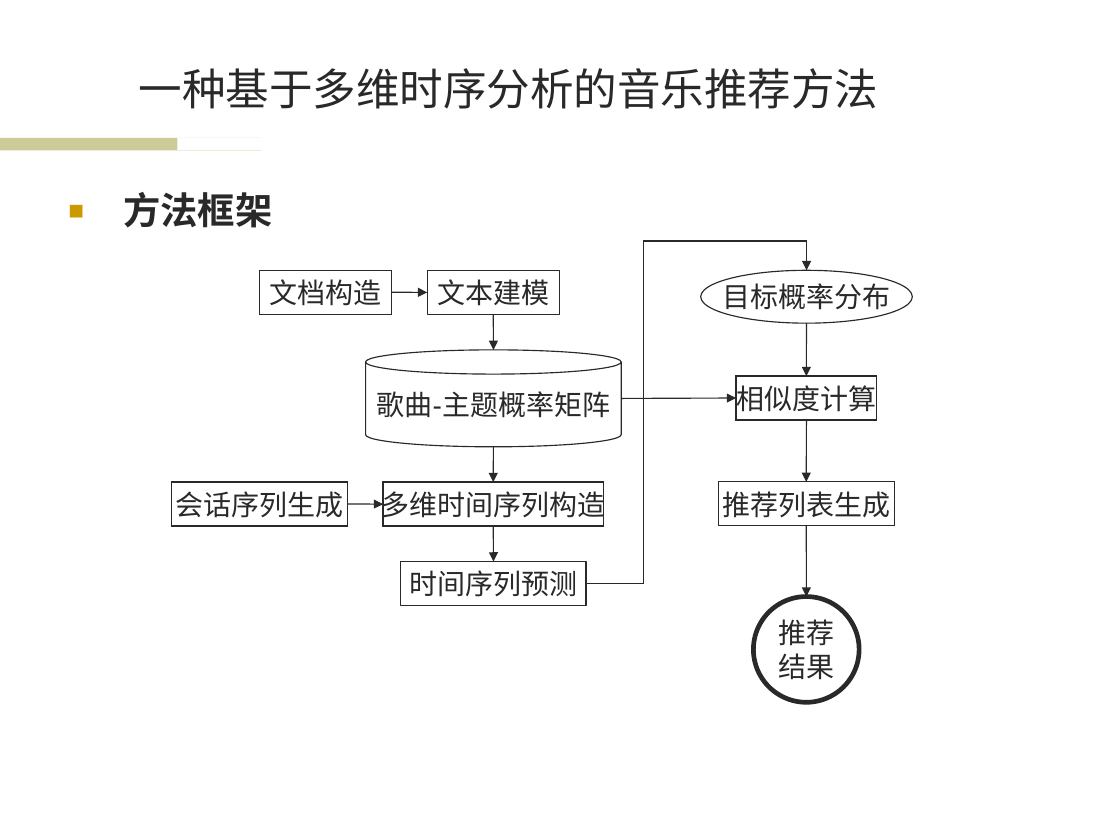
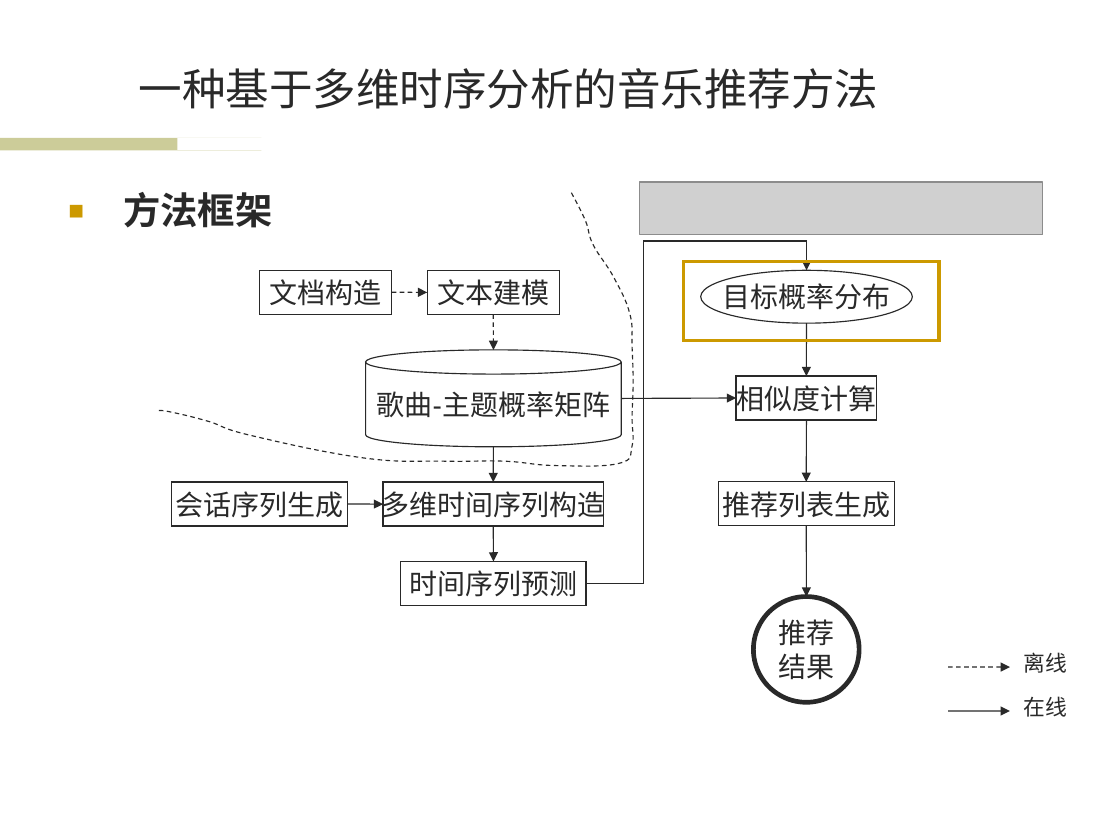
Before and after one commit to wwssttt/NJUThesis, a slide deck: slide 7 of ppt/一种基于时间序列分析的个性化音乐推荐系统及其实现.ppt (slide 6 before the commit). Drawn at 1120x840 pixels with LibreOffice and Linux fonts; fonts in the diff are those of the drawing; grey boxes stand for pictures; background and template pictures are left out. Boxes give left, top, right and bottom in pixels: in the first picture for what was removed or moved away, otherwise in the second. Text is boxed around its words. In the diff, an @@ line names an element or a change of style, - is before the commit and + after.

```diff
--- a/ppt/一种基于时间序列分析的个性化音乐推荐系统及其实现.ppt
+++ b/ppt/一种基于时间序列分析的个性化音乐推荐系统及其实现.ppt
@@ freeform shape added at (157, 193, 635, 467), outline #292929 0.74 pt dashed @@
@@ picture added at (640, 183, 1043, 235) @@
@@ rectangle added at (683, 261, 939, 340), outline #CC9900 2.24 pt @@
@@ arrow (392, 292) - (427, 292): stroke #292929 0.74 pt to #292929 0.74 pt dashed @@
@@ arrow (493, 315) - (494, 349): stroke #292929 0.74 pt to #292929 0.74 pt dashed @@
@@ text added at (1023, 652, 1067, 673), 14 pt, text #292929 @@
+离线
@@ arrow added from (949, 668) to (1010, 668), #292929 0.74 pt dashed @@
@@ arrow added from (949, 711) to (1010, 711), #292929 0.74 pt @@
@@ text added at (1023, 696, 1067, 717), 14 pt, text #292929 @@
+在线
```
Also in this commit, not shown: 9 other slides changed, 2 slides added, 1 slide removed.
